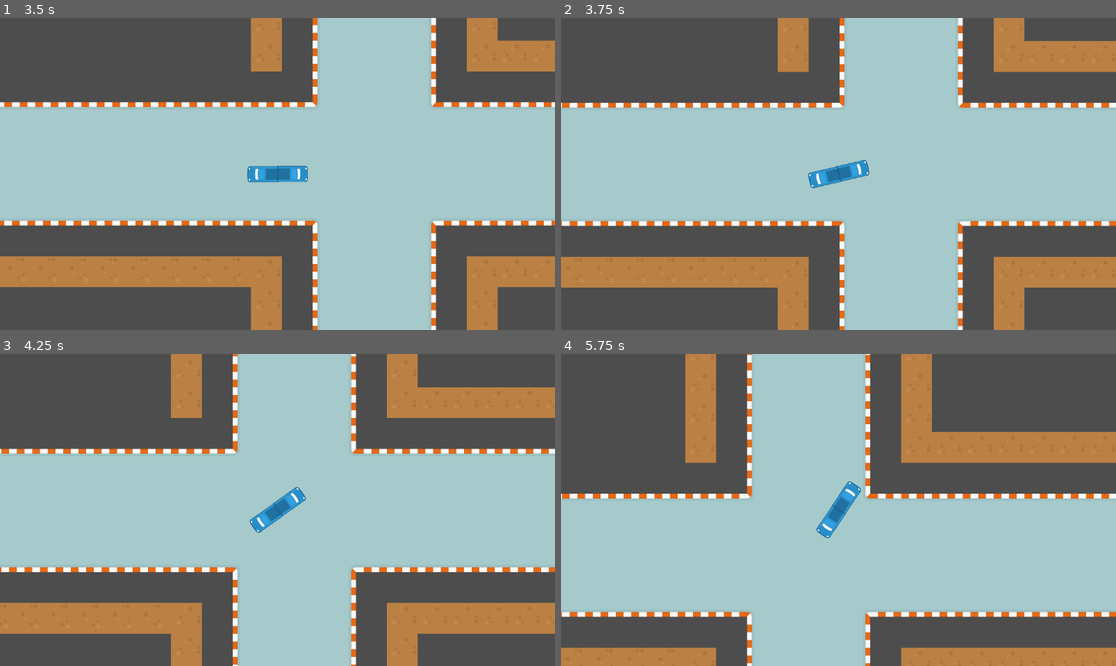
Above: before the commit, frames 1-4 (two rows, left to right).
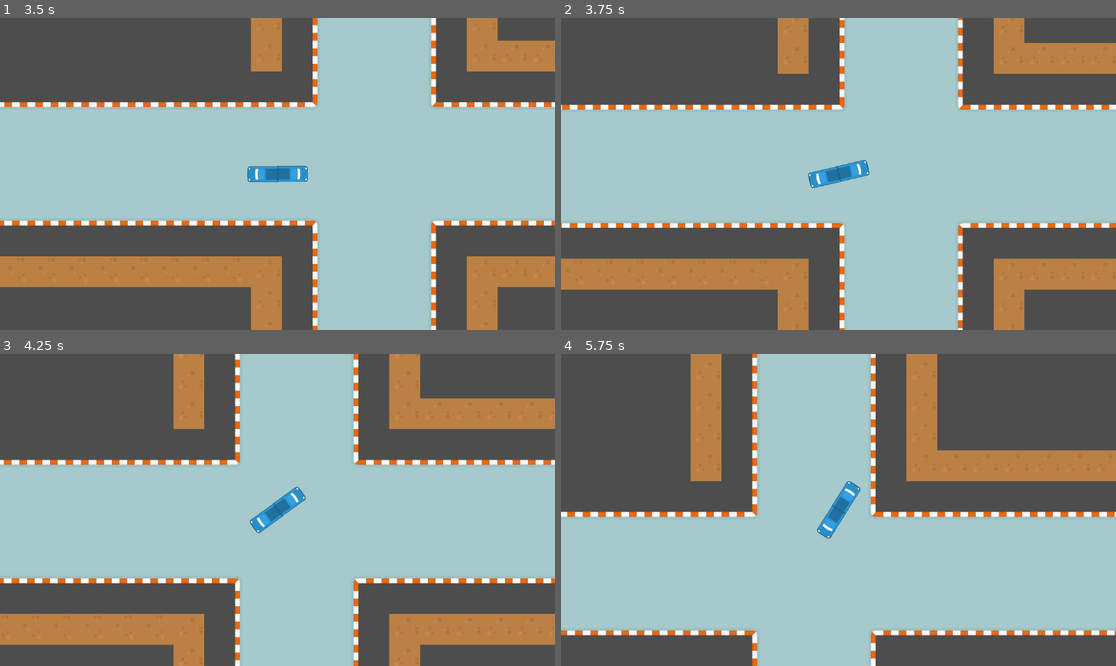
Above: after the commit, the same moments.

Repository: mgardne8/LoopDriver
Game: Godot game, scene res://Assets/Scenes/city_level.tscn
The game is run twice, just before and just after one commit, with the same random seed, the same clock (stepped at 60 frames per second) and the same inputs.
Inputs:
- Up to frame 1 (3.5 s): tap Enter at 0.5, 2 s; hold D (steer_right) 0.53-1.28 s; tap Space (handbrake) at 1.25, 2.75 s; hold Space (handbrake) 1.28-2.03 s; hold D (steer_right) 2.03-2.78 s; hold W (accelerate) from 2.78 s (still down)
- Up to frame 2 (3.75 s): release W (accelerate) at 3.53 s; hold A (steer_left) from 3.53 s (still down)
- Up to frame 3 (4.25 s): keep holding A (steer_left)
- Up to frame 4 (5.75 s): release A (steer_left) at 5.03 s; hold Space (handbrake) from 5.03 s (still down)

Frame 1 is identical in both runs. In frame 2, 4.0% of the frame differs, in the area x 0-100%, y 0-100%; in frame 3, 17%; in frame 4, 24%.

Commit message:
Lerp the traction loss on handbrake

Diff:
--- a/character_body_2d.gd
+++ b/character_body_2d.gd
@@ -1,7 +1,7 @@
 extends CharacterBody2D
 
 var wheel_base = 70
-var steering_angle = 8
+var steering_angle = 5
 var engine_power = 1200
 var friction = -0.5
 var drag = -0.001
@@ -9,7 +9,7 @@
 var max_speed_rev = 250
 var slip_speed = 400
 var traction_fast = 0.1
-var traction_base : float = 0.8
+var traction_base : float = 0.90
 var traction :float = traction_base
 var handbreak_traction = 0.001
 var handbrake_strength = -100
@@ -22,7 +22,7 @@
 	acceleration = Vector2.ZERO
 	handbraking = false
 	steering_angle = 8
-	traction = lerp(traction, traction_base, 0.001)
+	traction = lerp(traction, traction_base, 0.0001)
 	get_input()
 	apply_friction()
 	calculate_steering(delta)
@@ -62,7 +62,7 @@
 	#if velocity.length() > slip_speed:
 		#traction = traction_fast
 	if handbraking:
-		traction = handbreak_traction
+		traction = lerp(traction,handbreak_traction,0.1)
 	var d = new_heading.dot(velocity.normalized())
 	if d > 0:
 		velocity = velocity.lerp(new_heading * velocity.length(),traction)
Not shown, added: PlayerBus/PlayerBus.tscn12157894612.tmp
